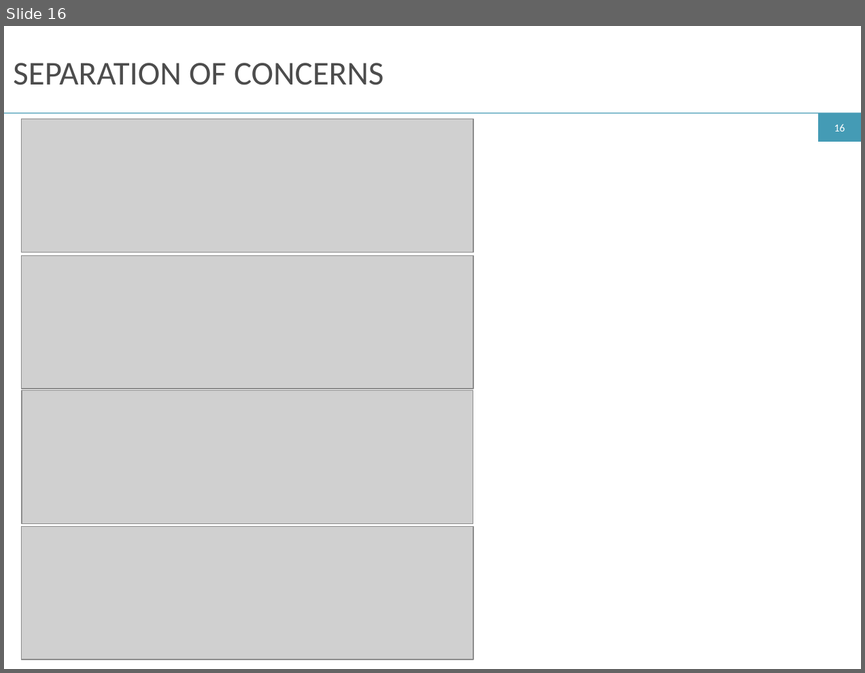
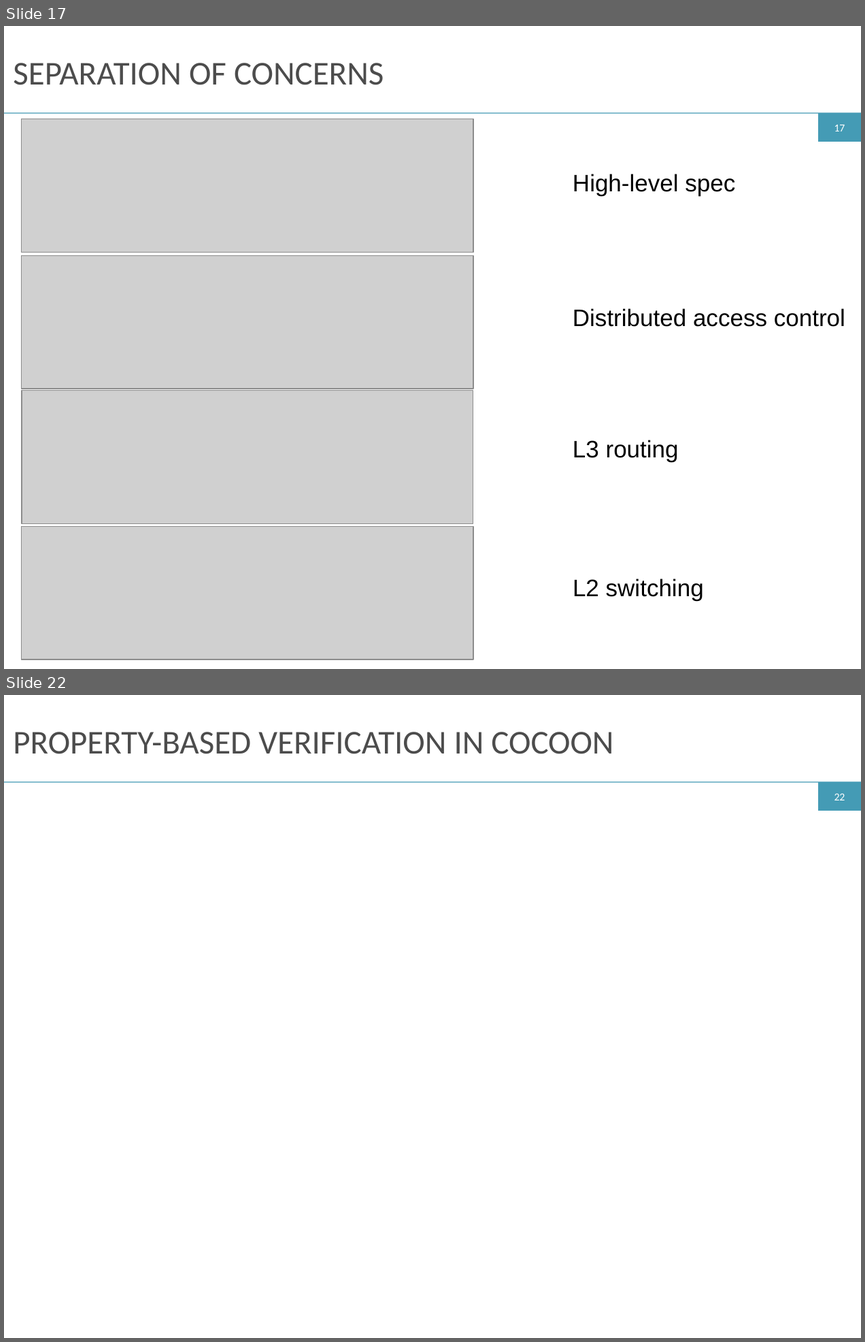
Before and after one commit to ryzhyk/cocoon, a slide deck: doc/netpl16/talk/cocoon.odp. Shown one above the other, each under a label of ours: slide 16 before the commit, slides 17 and 22 after it; the slides between them are not shown. The pictures are 865x673 and 865x1342 pixels, drawn with LibreOffice and Linux fonts; fonts in the diff are those of the drawing; grey boxes stand for pictures. Boxes give left, top, right and bottom in pixels: in the first picture for what was removed or moved away, otherwise in the second. Text is boxed around its words. In the diff, an @@ line names an element or a change of style, - is before the commit and + after.

```diff
--- a/doc/netpl16/talk/cocoon.odp
+++ b/doc/netpl16/talk/cocoon.odp
@@ slide 22 added at [4,695,861,1338], background #FFFFFF; not listed: 3 template elements that a slide beside it also shows @@
@@ title added at [13,732,613,754], 28 pt, text #4C4C4C @@
+PROPERTY-BASED VERIFICATION IN COCOON
@@ what was slide 16 is now slide 17 @@
@@ slide 17 changed as well @@
@@ page number at [834,125,845,131]: text changed @@
-16
+17
@@ text added at [572,174,735,195], 20 pt, text #000000 @@
+High-level spec
@@ text added at [572,308,845,327], 20 pt, text #000000 @@
+Distributed access control
@@ text added at [572,439,679,462], 20 pt, text #000000 @@
+L3 routing
@@ text added at [572,578,704,601], 20 pt, text #000000 @@
+L2 switching
```
Also in this commit, not shown: 2 other slides changed, 13 other slides added, 9 slides removed.
